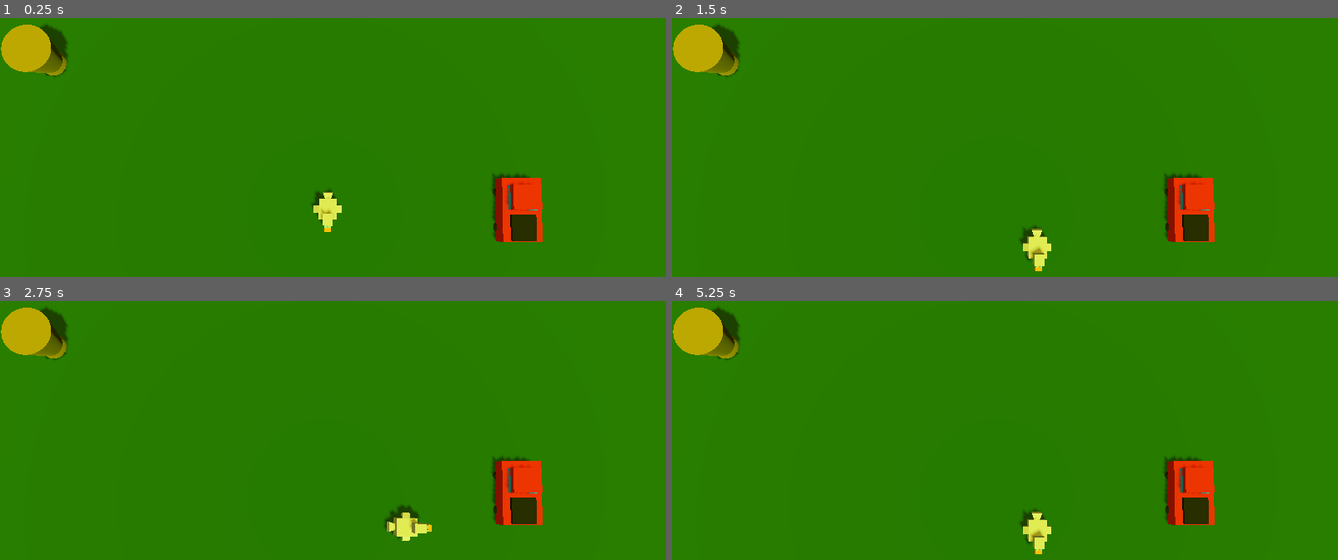
Above: before the commit, frames 1-4 (two rows, left to right).
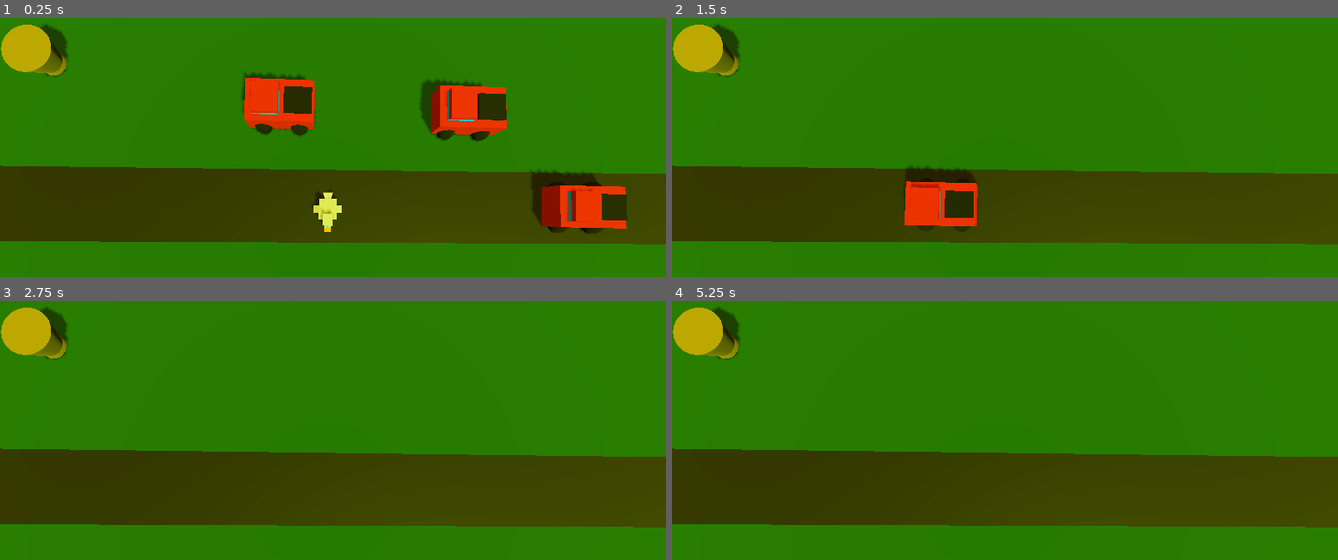
Above: after the commit, the same moments.

Repository: PushingPolygons/dangerxing-PCCDanny
Game: Godot game, scene res://Main/Main.tscn
Two runs of this game, one before a commit and one after it. Both use one fixed random seed, a clock stepped at 60 frames per second and the inputs below.
Inputs:
- Up to frame 1 (0.25 s): no input
- Up to frame 2 (1.5 s): hold D (move_right) 0.53-1.28 s; hold S (move_down) from 1.28 s (still down)
- Up to frame 3 (2.75 s): release S (move_down) at 2.03 s; hold D (move_right) from 2.03 s (still down)
- Up to frame 4 (5.25 s): release D (move_right) at 2.78 s; hold W (move_up) 2.78-3.53 s; tap Enter at 3.5, 5 s; hold A (move_left) 3.53-5.03 s; tap Space at 4.25 s; hold S (move_down) from 5.03 s (still down)

The runs differ from the first frame. In frame 1, 33% of the frame differs, in the area x 0-100%, y 20-88%; in frame 2, 28%; in frame 3, 28%; in frame 4, 28%.

Commit message:
road made
cars go zoom and code added, changed name and it didn't like

Diff:
--- a/Code/Main/Main.tscn
+++ b/Code/Main/Main.tscn
@@ -1,10 +1,11 @@
-[gd_scene load_steps=11 format=3 uid="uid://b5qknbp1icbjc"]
+[gd_scene load_steps=12 format=3 uid="uid://cg04rlbhnkept"]
 
 [ext_resource type="Script" path="res://Main/Main.gd" id="1"]
 [ext_resource type="PackedScene" uid="uid://dph23bwxy023t" path="res://Player/Player.tscn" id="2_v8quc"]
 [ext_resource type="Script" path="res://Player/Player.gd" id="3_l2c8d"]
 [ext_resource type="PackedScene" uid="uid://buwoxjby6e1tt" path="res://Vehicle/Vehicle.tscn" id="4_bruup"]
 [ext_resource type="PackedScene" uid="uid://b3kt5miwigm0h" path="res://Roost/Roost.tscn" id="5_qjt6c"]
+[ext_resource type="PackedScene" uid="uid://dwawwa84tjcb8" path="res://Terrain/Road.tscn" id="6_j2860"]
 
 [sub_resource type="ProceduralSkyMaterial" id="ProceduralSkyMaterial_vr4y7"]
 sky_top_color = Color(0.74902, 0.639216, 0.145098, 1)
@@ -56,7 +57,18 @@
 mesh = SubResource("PlaneMesh_lig6h")
 
 [node name="Vehicle" parent="." instance=ExtResource("4_bruup")]
-transform = Transform3D(1, 0, 0, 0, 1, 0, 0, 0, 1, 7.87588, 0, 0.101281)
+transform = Transform3D(0.0127057, 0, 0.999919, 0, 1, 0, -0.999919, 0, 0.0127057, 12.7745, 0.543458, -0.0310358)
+
+[node name="Vehicle3" parent="." instance=ExtResource("4_bruup")]
+transform = Transform3D(0.0127057, 0, 0.999919, 0, 1, 0, -0.999919, 0, 0.0127057, 10.6086, 0.543458, -3.88158)
+speed = 20.0
+
+[node name="Vehicle2" parent="." instance=ExtResource("4_bruup")]
+transform = Transform3D(0.0127057, 0, 0.999919, 0, 1, 0, -0.999919, 0, 0.0127057, 3.11334, 0.543458, -3.99672)
+speed = 20.0
 
 [node name="Roost" parent="." instance=ExtResource("5_qjt6c")]
 transform = Transform3D(1, 0, 0, 0, 1, 0, 0, 0, 1, -11.2708, -0.0121636, -5.75441)
+
+[node name="Terrain2" parent="." instance=ExtResource("6_j2860")]
+transform = Transform3D(1, 0, 1.74548e-05, 0, 1, 0, -1.74548e-05, 0, 1, 0, 0, 0)
--- /dev/null
+++ b/Code/Terrain/Road.tscn
@@ -0,0 +1,15 @@
+[gd_scene load_steps=3 format=3 uid="uid://dwawwa84tjcb8"]
+
+[sub_resource type="StandardMaterial3D" id="StandardMaterial3D_cj2gd"]
+albedo_color = Color(0, 0, 0, 0.960784)
+roughness = 0.73
+roughness_texture_channel = 4
+
+[sub_resource type="BoxMesh" id="BoxMesh_x35cx"]
+size = Vector3(30, 0.1, 3)
+
+[node name="Road" type="MeshInstance3D"]
+material_override = SubResource("StandardMaterial3D_cj2gd")
+mesh = SubResource("BoxMesh_x35cx")
+
+[node name="Terrain" type="Node3D" parent="."]
--- a/Code/Vehicle/Vehicle.gd
+++ b/Code/Vehicle/Vehicle.gd
@@ -1,2 +1,7 @@
 extends Area3D
 class_name Vehicle
+
+@export var speed: float = 10.0 #m/s
+
+func _process(delta):
+	position.x -= speed * delta
